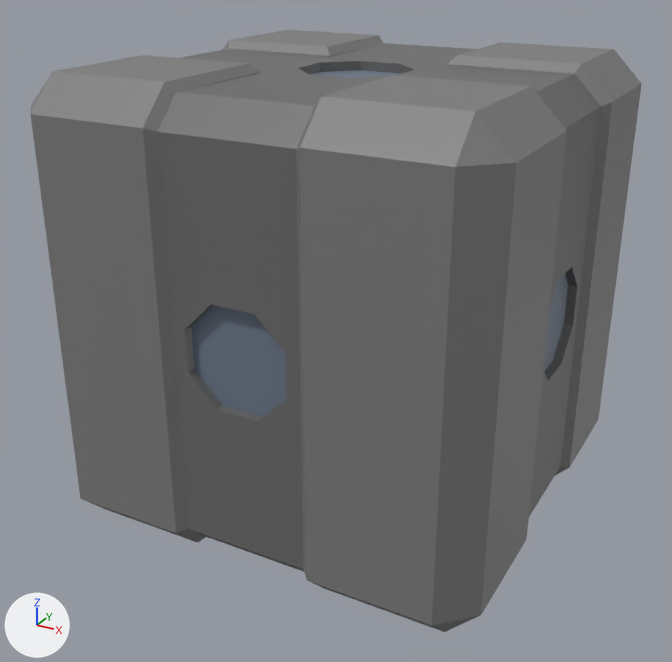
The Blender file Steps on the bears ship/Assets/Graphic/Models/Eviroment/Boxes/Box_3.blend: old version first, new version second.
Camera for both pictures: a 50 mm camera at (3.27, -6.24, 2.66) aimed at (-0.05, -0.21, -0.36). Arrows for +X, +Y and +Z are at lower left; the lights stay in place. The older version comes first.
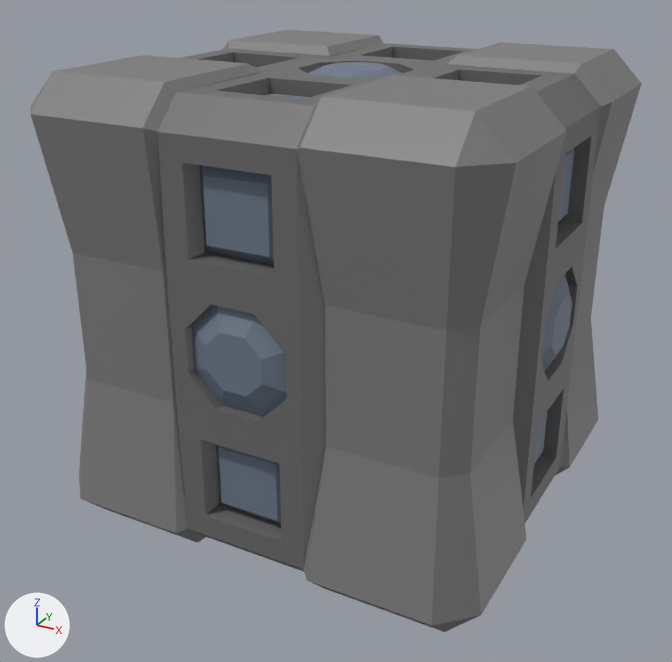
The change, as a list of edits to the scene's bpy script:
```text
Change me_cube_013:
    used by ob_cube; location = (0.0, -0.01, -0.01); scale = (1.75, 1.75, 1.75)
    remove me_cube_013.from_pydata(...)  # 328 vertices, 306 faces; spans x -1.0..1.0, y -1.0..1.0, z -1.0..1.0
    add me_cube_013.from_pydata(...)  # 568 vertices, 546 faces; spans x -1.0..1.0, y -1.0..1.0, z -1.0..1.0
    me_cube_013 part 1: 48 vertices moved from x -1.0..1.0, y -1.0..1.0, z -0.29..0.29 to x -0.91..0.91, y -0.91..0.91, z -0.29..0.29; 240 vertices added at x -0.97..0.97, y -0.97..0.97, z -0.97..0.97
```

Pixel boxes (x1, y1, x2, y2) of what changed, in the pictures (672 x 662 px):
part 1 of me_cube_013, cut back: before (31, 84, 641, 612); after (31, 44, 641, 612)
